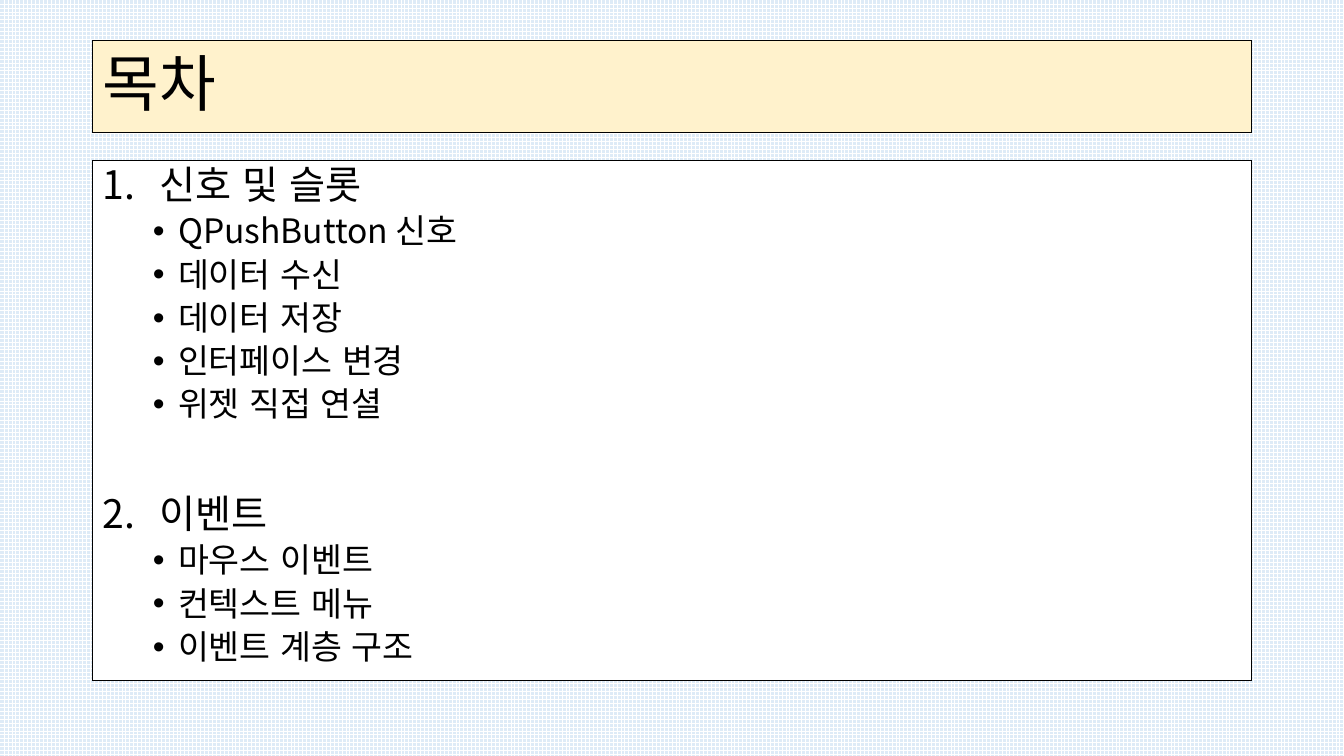
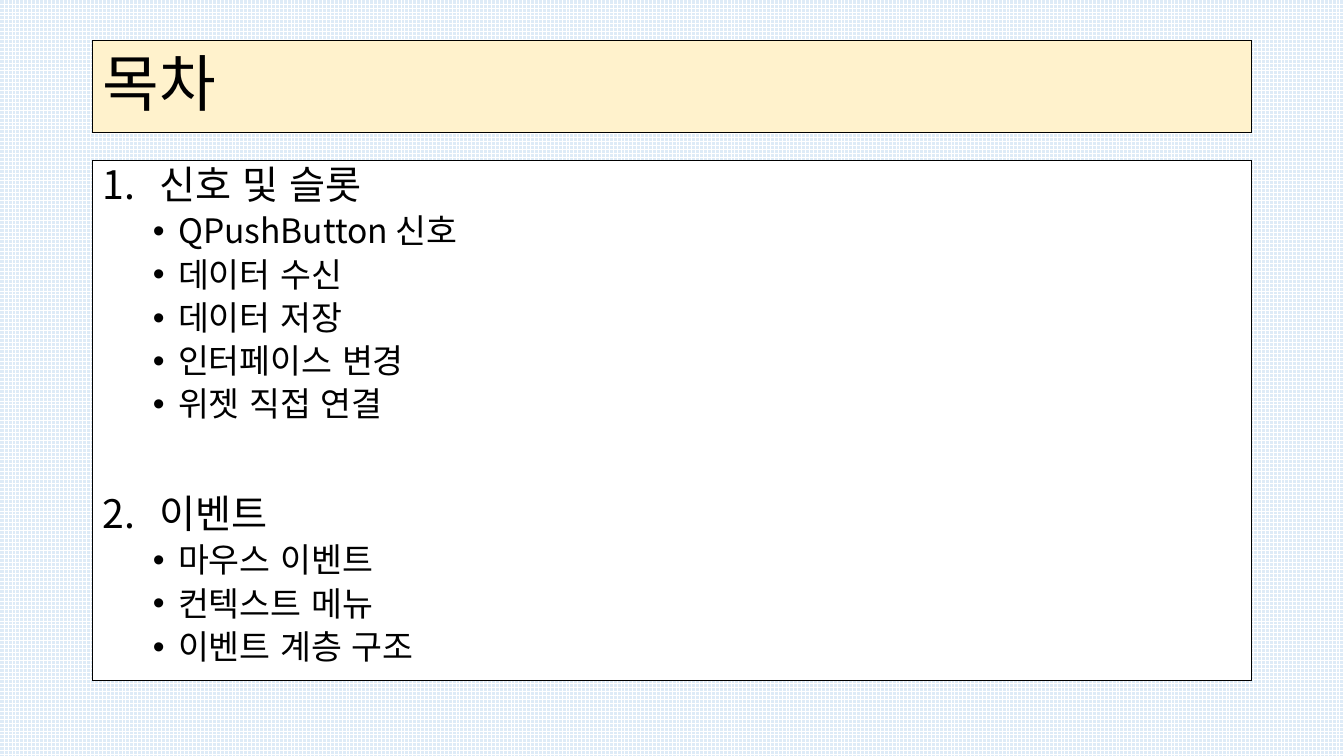
Before and after one commit to kig2929kig/PySide6, a slide deck: slide 3 of PySide-2.pptx. Drawn at 1344x756 pixels with LibreOffice and Linux fonts; fonts in the diff are those of the drawing. Boxes give left, top, right and bottom in pixels: in the first picture for what was removed or moved away, otherwise in the second. Text is boxed around its words. In the diff, an @@ line names an element or a change of style, - is before the commit and + after.

```diff
--- a/PySide-2.pptx
+++ b/PySide-2.pptx
@@ text at [178,388,383,419]: text changed @@
-  • 위젯 직접 연셜
+  • 위젯 직접 연결
```
Also in this commit, not shown: 4 other slides changed, 6 slides added.
